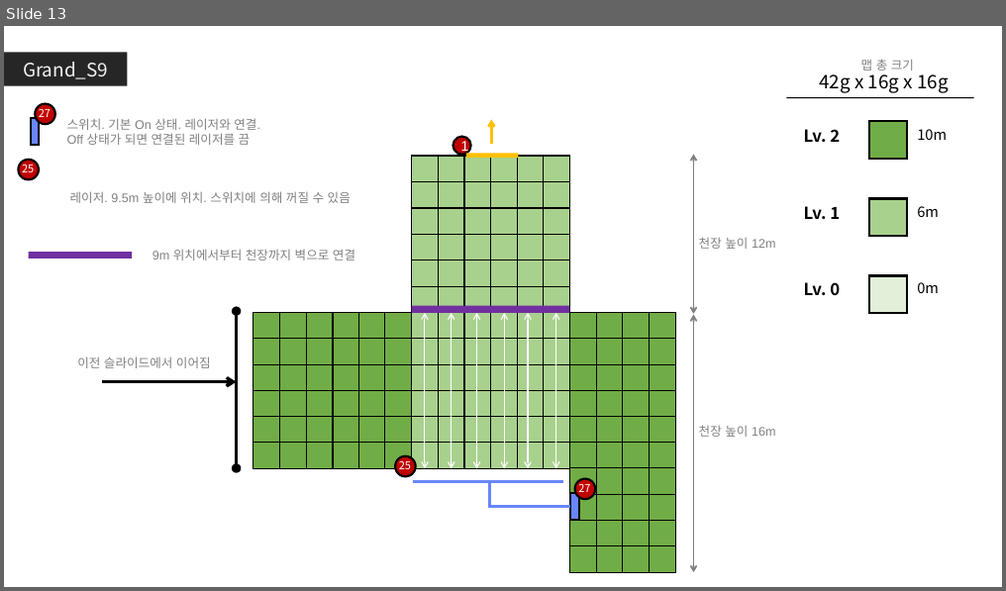
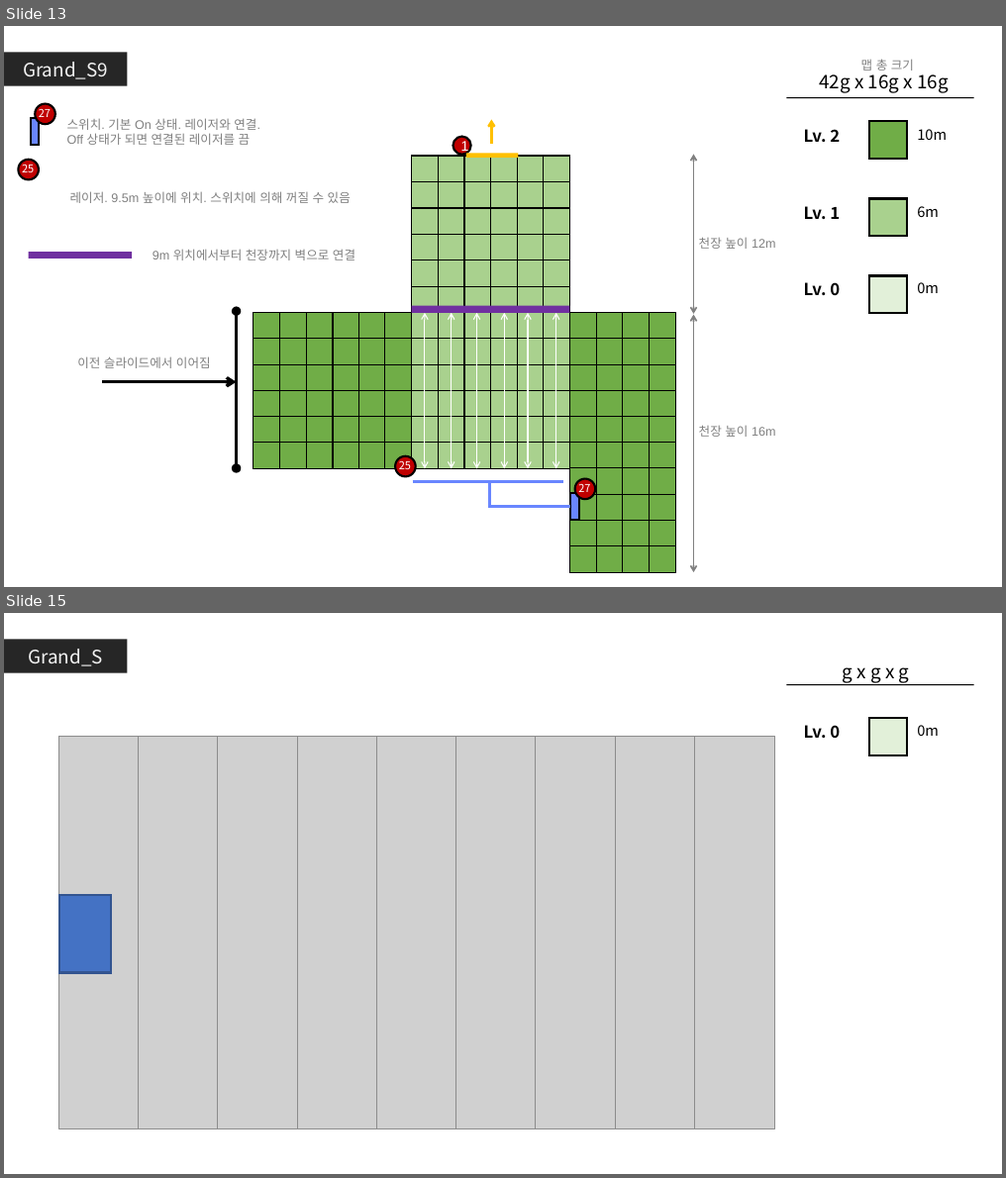
Before and after one commit to GGMGangsterHamster/GangsterHamster, a slide deck: Documents/Grand_Stage.pptx. Shown one above the other, each under a label of ours: slide 13 before the commit, slides 13 and 15 after it; the slides between them are not shown. The pictures are 1006x591 and 1006x1178 pixels, drawn with LibreOffice and Linux fonts; fonts in the diff are those of the drawing; grey boxes stand for pictures. Boxes give left, top, right and bottom in pixels: in the first picture for what was removed or moved away, otherwise in the second. Text is boxed around its words. In the diff, an @@ line names an element or a change of style, - is before the commit and + after.

```diff
--- a/Documents/Grand_Stage.pptx
+++ b/Documents/Grand_Stage.pptx
@@ slide 15 added at [4, 613, 1002, 1174], background #FFFFFF @@
@@ rectangle added at [4, 639, 127, 673], fill #262626, 18 pt, text #F2F2F2 @@
+Grand_S
@@ text added at [843, 667, 910, 683], 18 pt, text #000000 @@
+g x g x g
@@ line added from (787, 685) to (974, 685), #000000 1 pt @@
@@ text added at [804, 725, 840, 738], 16 pt, text #000000, bold @@
+Lv. 0
@@ rectangle added at [869, 718, 908, 756], fill #E2F0D9, outline #000000 2 pt @@
@@ text added at [917, 725, 939, 736], 14 pt, text #000000 @@
+0m
@@ picture added at [58, 737, 139, 1130] @@
@@ picture added at [138, 737, 218, 1130] @@
@@ picture added at [218, 737, 298, 1130] @@
@@ picture added at [297, 737, 377, 1130] @@
@@ picture added at [377, 737, 456, 1130] @@
@@ picture added at [456, 737, 537, 1130] @@
@@ picture added at [536, 737, 616, 1130] @@
@@ picture added at [615, 737, 695, 1130] @@
@@ picture added at [694, 737, 774, 1130] @@
@@ rectangle added at [59, 895, 111, 973], fill #4472C4, outline #325491 2 pt @@
```
Also in this commit, not shown: 2 slides changed, 2 other slides added.
